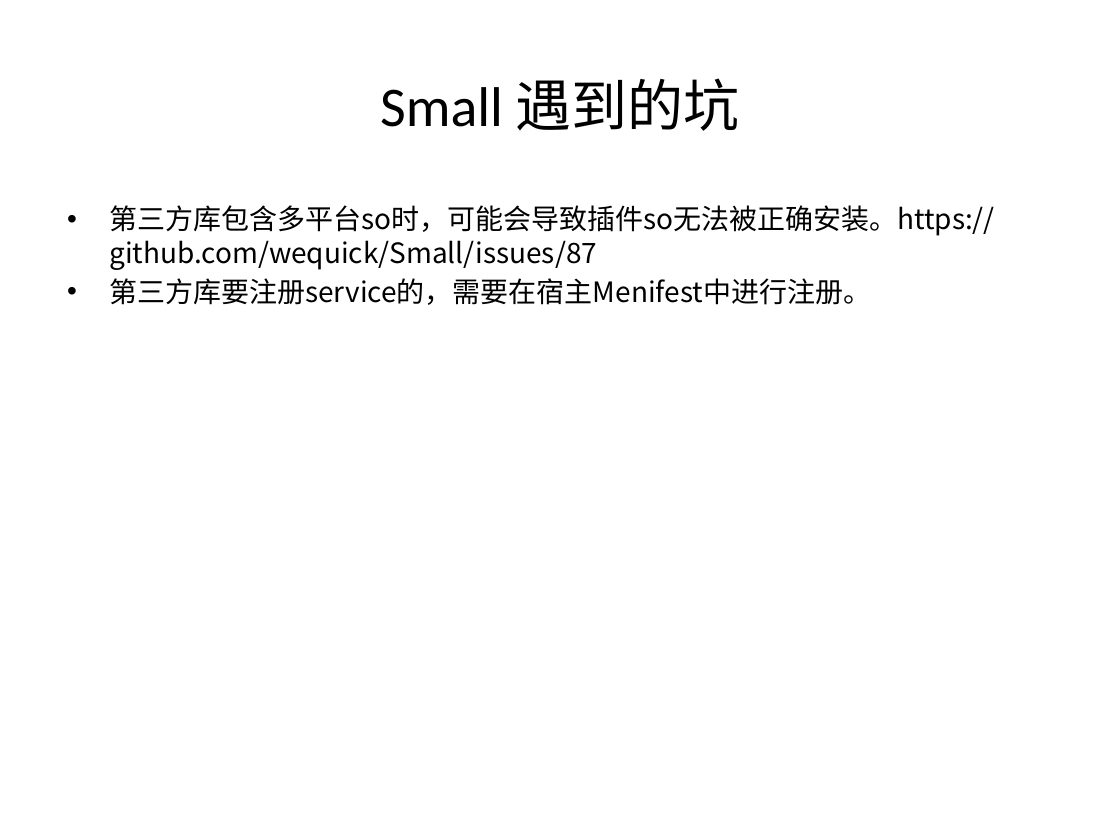
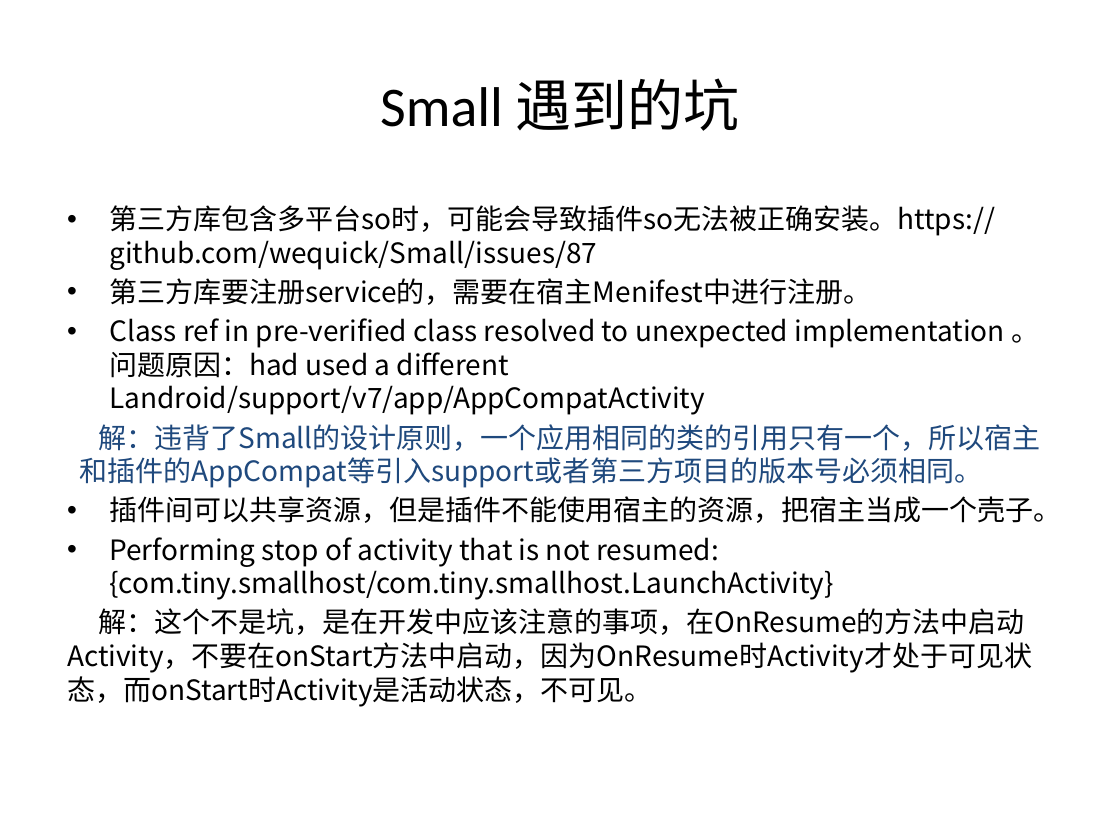
Before and after one commit to YongHuiLuo/SmallHost, a slide deck: slide 15 of Android 插件化开发.pptx (slide 14 before the commit). Drawn at 1120x840 pixels with LibreOffice and Linux fonts; fonts in the diff are those of the drawing. Boxes give left, top, right and bottom in pixels: in the first picture for what was removed or moved away, otherwise in the second. Text is boxed around its words. In the diff, an @@ line names an element or a change of style, - is before the commit and + after.

```diff
--- a/Android 插件化开发.pptx
+++ b/Android 插件化开发.pptx
@@ text at (67, 318, 1061, 707): paragraphs added @@
+• Class ref in pre-verified class resolved to unexpected implementation 。问题原因：had used a different Landroid/support/v7/app/AppCompatActivity
+解：违背了Small的设计原则，一个应用相同的类的引用只有一个，所以宿主 和插件的AppCompat等引入support或者第三方项目的版本号必须相同。
+• 插件间可以共享资源，但是插件不能使用宿主的资源，把宿主当成一个壳子。
+• Performing stop of activity that is not resumed: {com.tiny.smallhost/com.tiny.smallhost.LaunchActivity}
+解：这个不是坑，是在开发中应该注意的事项，在OnResume的方法中启动Activity，不要在onStart方法中启动，因为OnResume时Activity才处于可见状态，而onStart时Activity是活动状态，不可见。
```
Also in this commit, not shown: 1 slide added, 31 other files.
